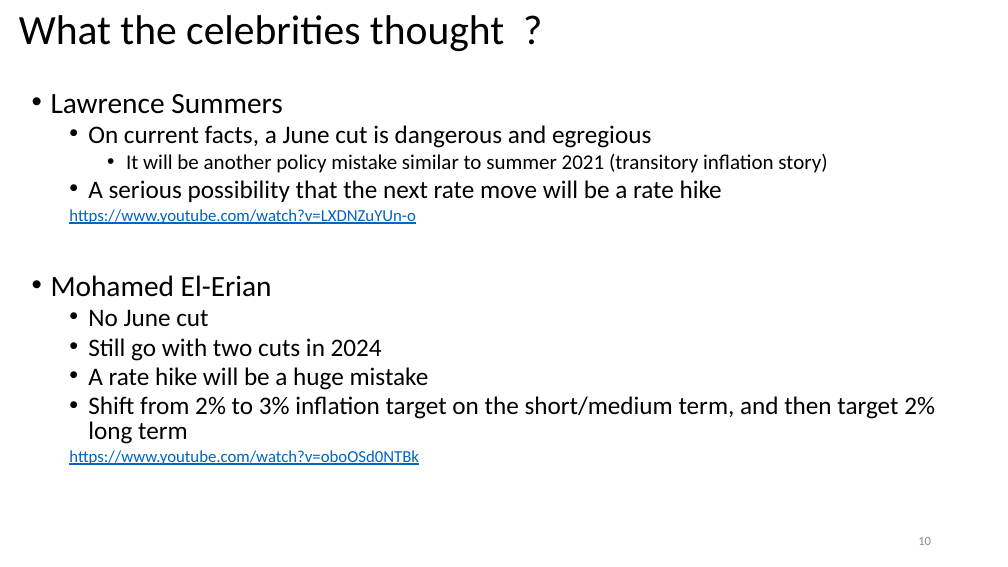
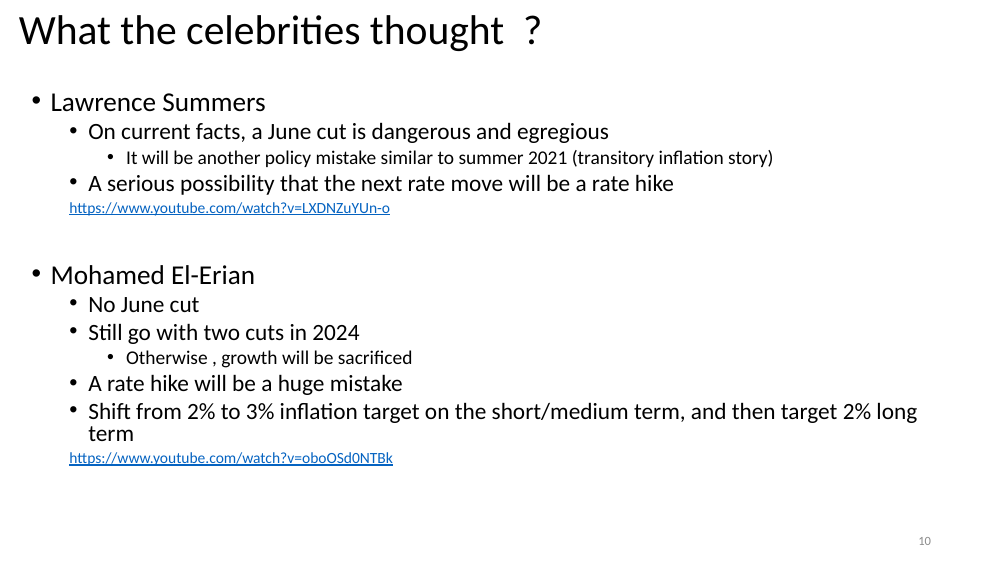
Before and after one commit to omroot/d2l_pytorch, a slide deck: slide 10 of mylearnings/mylecturenotes/PPI_and_CPI.pptx. Drawn at 1008x567 pixels with LibreOffice and Linux fonts; fonts in the diff are those of the drawing. Boxes give left, top, right and bottom in pixels: in the first picture for what was removed or moved away, otherwise in the second. Text is boxed around its words. In the diff, an @@ line names an element or a change of style, - is before the commit and + after.

Commit message:
adas

```diff
--- a/mylearnings/mylecturenotes/PPI_and_CPI.pptx
+++ b/mylearnings/mylecturenotes/PPI_and_CPI.pptx
@@ text at <box>51,93,917,466</box>: size 28 to 25.9 pt in "Lawrence Summers", "Mohamed El-Erian"; size 24 to 22.2 pt in "On current facts, a June cut is ...", "A serious possibility that the next rate ...", "No June cut", "Still go with two cuts in 2024" and 2 more places; size 20 to 18.5 pt in "It will be another policy mistake similar ..."; size 16 to 14.8 pt in "https://www.youtube.com/watch?v=LXDNZuYUn-o", "https://www.youtube.com/watch?v=oboOSd0NTBk" @@
@@ text at <box>126,350,413,368</box>: paragraph added @@
+    • Otherwise , growth will be sacrificed
```
